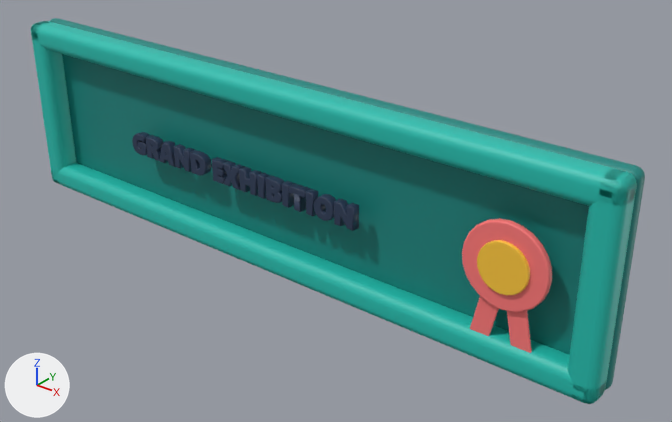
The FBX model EvolutionShop/Assets/EvolutionShop/Resources/Art/GrowthKit/ExhibitionSign.fbx as it was, and as the next commit left it.
Rendered twice from a camera (50 mm lens) standing at (1.203, -1.307, 0.777) and looking at (0.118, 0.049, -0.063). Arrows for +X, +Y and +Z are at lower left; the lights stay in place. The older version comes first. Where no turn or scale is listed for an object, it has been applied to the vertices. Vertices at exactly the same position are counted once.

In view in the first picture: 'ExhibitionSign mesh'.
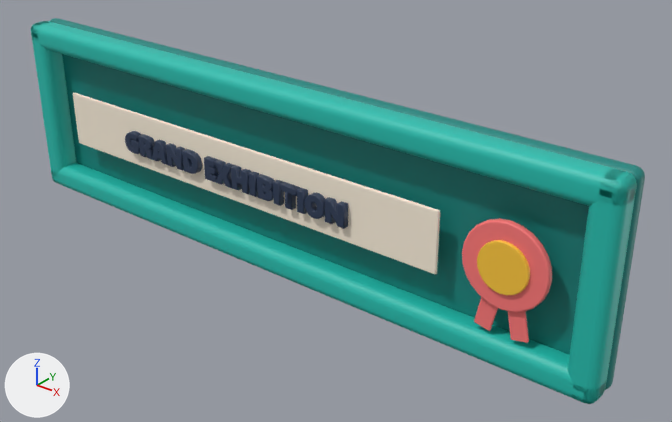
The change in detail:
Material 'GK_Cream' (mat_gk_cream) is new.
Its base color is (1.0, 0.896, 0.738) (pale yellow #fff3df).
me_cube_2108 is used by ob_exhibitionsign_mesh; location (0.0, 0.0, 0.0).
me_cube_2108 had 3938 vertices, 4259 faces and spanned x -0.75..0.75, y -0.05..0.04, z -0.21..0.21.
me_cube_2108 now has 4090 vertices, 4409 faces and spans x -0.75..0.75, y -0.05..0.04, z -0.21..0.21.
me_cube_2108 part 1: the loose piece of 152 vertices spanning x -0.75..0.75, y 0.0..0.04, z -0.21..0.21 is copied, and the copy is scaled about its middle by (0.7, 0.2, 0.315), then moved by (-0.1, -0.05, -0.01), in mat_gk_cream (pale yellow #fff3df); it spans x -0.62..0.42, y -0.04..-0.03, z -0.07..0.06.
me_cube_2108 part 2: 329 vertices moved within x -0.4..0.22, y -0.05..-0.03, z -0.03..0.02; 1508 vertices removed from x -0.39..0.24, y -0.05..-0.03, z -0.03..0.02; 1508 vertices added at x -0.42..0.2, y -0.05..-0.03, z -0.03..0.02.
me_cube_2108 part 3: 137 vertices moved from x 0.49..0.63, y -0.04..-0.03, z -0.18..-0.07 to x 0.51..0.61, y -0.04..-0.03, z -0.14..-0.13; 33 vertices removed from x 0.53..0.59, y -0.04..-0.03, z -0.18..-0.07; 33 vertices added at x 0.54..0.58, y -0.04..-0.03, z -0.14..-0.06.
me_cube_2108 gains material mat_gk_cream (pale yellow #fff3df).

Location of each change, [x1, y1, x2, y2] in pixels of the pictures (672 x 422 px; the box of a moved part takes in the faces that stretch with it):
part 1 of me_cube_2108, added (pale yellow): after [73, 93, 440, 274]
part 2 of me_cube_2108, moved or reshaped: before [132, 132, 359, 231]; after [125, 131, 348, 229]
part 3 of me_cube_2108, moved or reshaped: before [470, 296, 532, 353]; after [474, 297, 529, 343]
